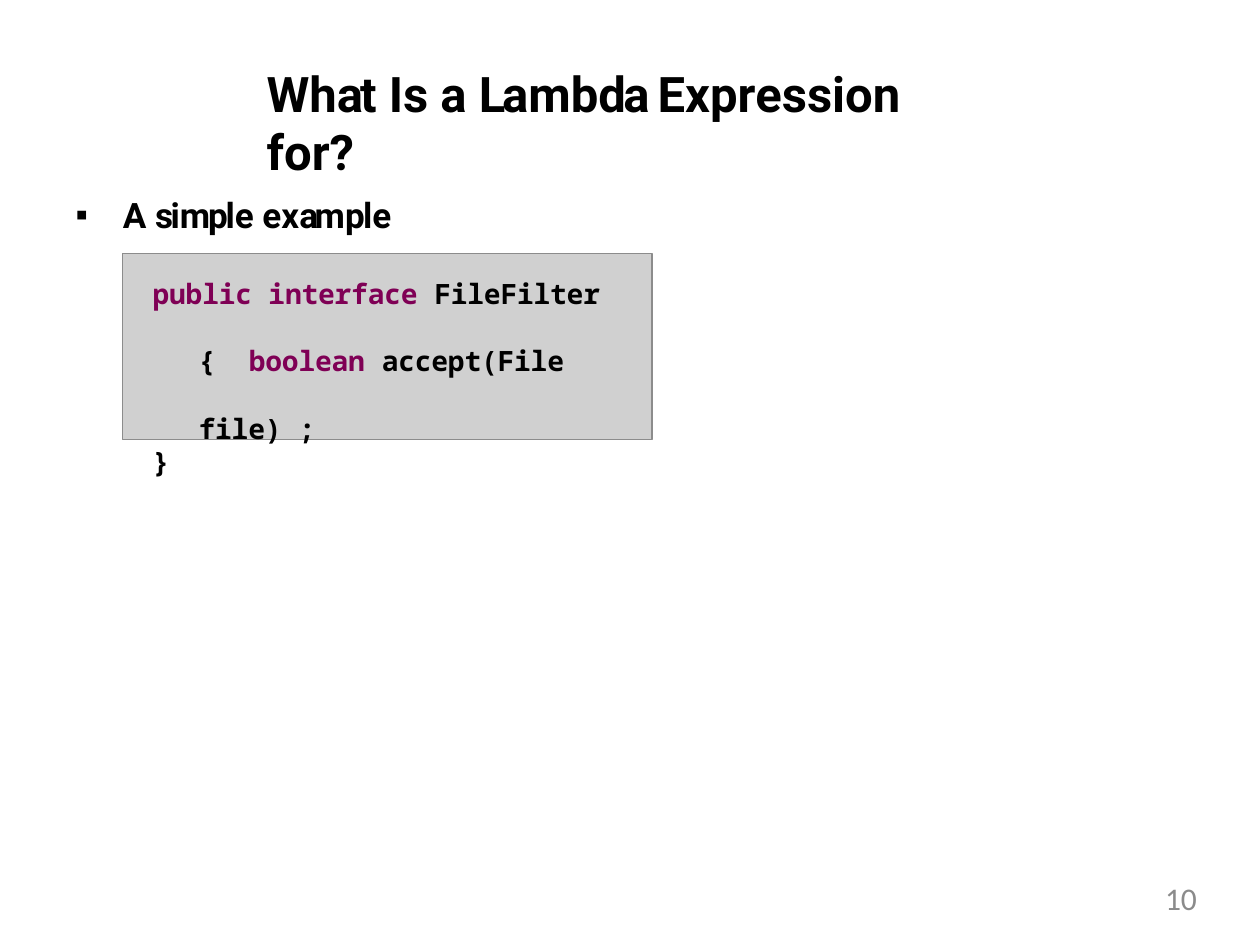
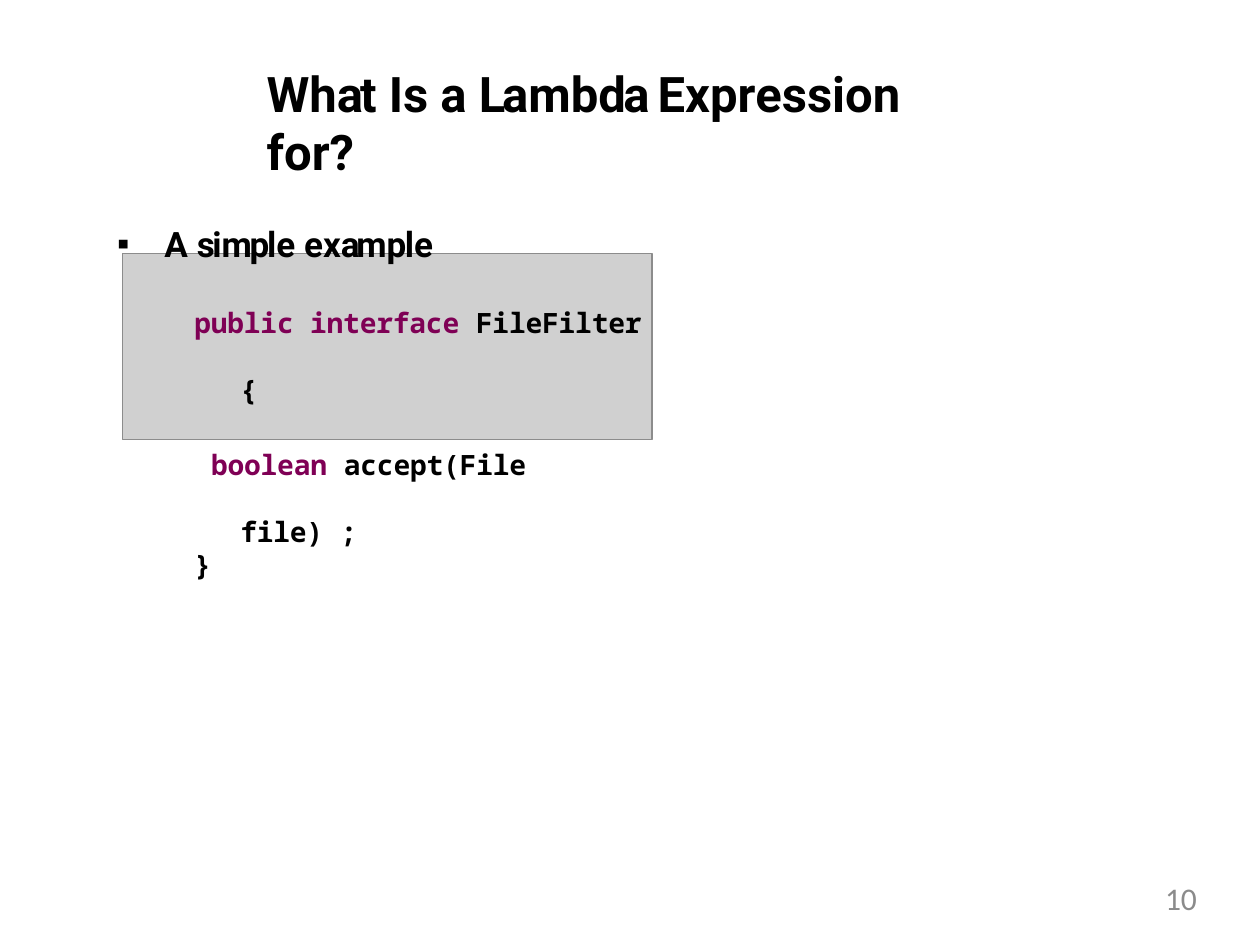
Before and after one commit to StevenJoseph19/JR-31, a slide deck: slide 10 of 1. Core Java 8/Day 9/Slides/1. Introduction to Lambda Expressions in Java 8/introduction-to-lambda-expressions-in-java-8.pptx. Drawn at 1260x945 pixels with LibreOffice and Linux fonts; fonts in the diff are those of the drawing; grey boxes stand for pictures. Boxes give left, top, right and bottom in pixels: in the first picture for what was removed or moved away, otherwise in the second. Text is boxed around its words. In the diff, an @@ line names an element or a change of style, - is before the commit and + after.

```diff
--- a/1. Core Java 8/Day 9/Slides/1. Introduction to Lambda Expressions in Java 8/introduction-to-lambda-expressions-in-java-8.pptx
+++ b/1. Core Java 8/Day 9/Slides/1. Introduction to Lambda Expressions in Java 8/introduction-to-lambda-expressions-in-java-8.pptx
@@ text "A simple example": place and size @@
-text "A simple example" at (123,201,600,378)
+text "A simple example" at (164,225,642,547)
@@ text at (194,311,642,547): text changed @@
-public interface FileFilter { boolean accept(File file) ;
+public interface FileFilter {
+boolean accept(File file) ;
```
Also in this commit, not shown: 9 other files.
